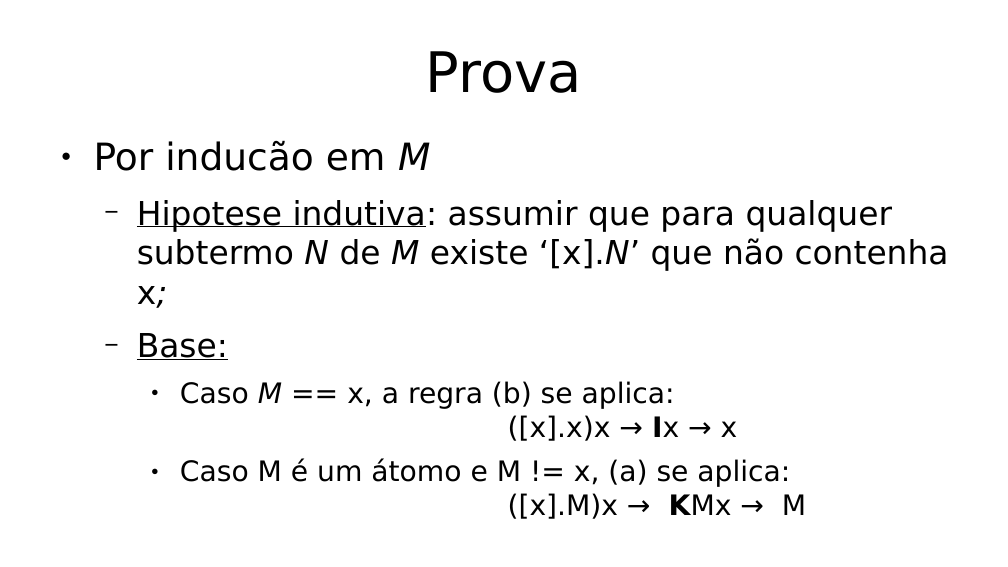
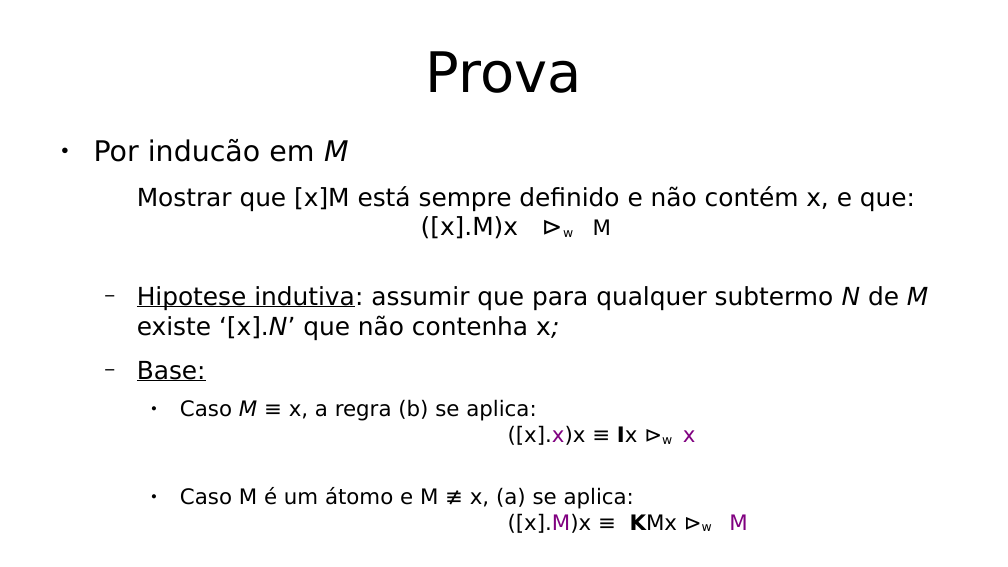
Before and after one commit to hlah/teoria_da_computacao, a slide deck: slide 15 of pesquisa/slides.odp (slide 13 before the commit). Drawn at 1008x567 pixels with LibreOffice and Linux fonts; fonts in the diff are those of the drawing. Boxes give left, top, right and bottom in pixels: in the first picture for what was removed or moved away, otherwise in the second. Text is boxed around its words. In the diff, an @@ line names an element or a change of style, - is before the commit and + after.

Commit message:
Formatacao geral... Falta colocar a parte inicial do histórico e dar uma revisada na parte das provas.

```diff
--- a/pesquisa/slides.odp
+++ b/pesquisa/slides.odp
@@ text at <box>94,139,928,381</box>: size 29.6 to 22.4 pt in "Por inducão em M"; size 25.9 to 19.6 pt in "Hipotese indutiva: assumir que para qualquer subtermo ...", "Base:" @@
@@ text at <box>137,186,915,239</box>: paragraph added @@
+  Mostrar que [x]M está sempre definido e não contém x, e que:
+  ([x].M)x ⊳w M
@@ text at <box>180,399,696,509</box>: text changed; size 22.2 to 16.8 pt @@
-    ● Caso M == x, a regra (b) se aplica:
-      ([x].x)x → Ix → x
-    ● Caso M é um átomo e M != x, (a) se aplica:
-      ([x].M)x → KMx → M
+    ● Caso M ≡ x, a regra (b) se aplica:
+      ([x].x)x ≡ Ix ⊳w x
+    ● Caso M é um átomo e M ≢ x, (a) se aplica:
+      ([x].M)x ≡ KMx ⊳w M
```
Also in this commit, not shown: 11 other slides changed, 4 slides added, 1 slide removed.
